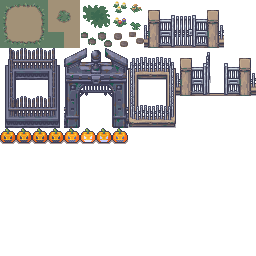
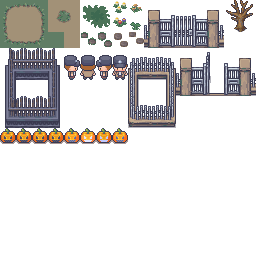
The second 256px x 256px image is a revision of the first. Changes to its layers:
painted on "Background" over [64, 0, 253, 128]
